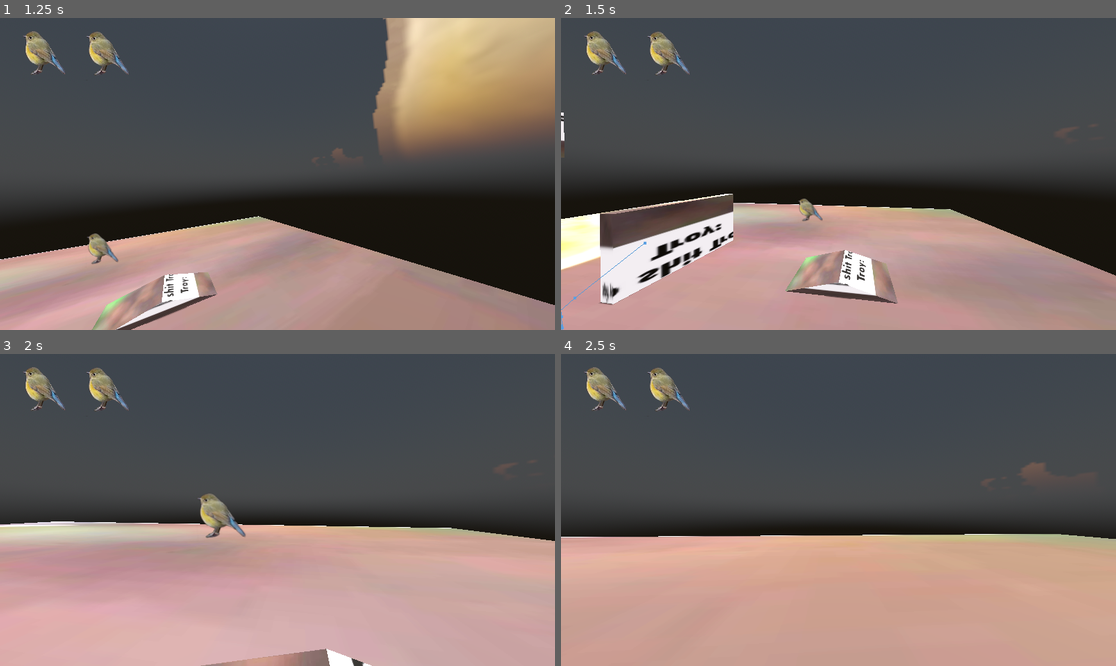
Above: before the commit, frames 1-4 (two rows, left to right).
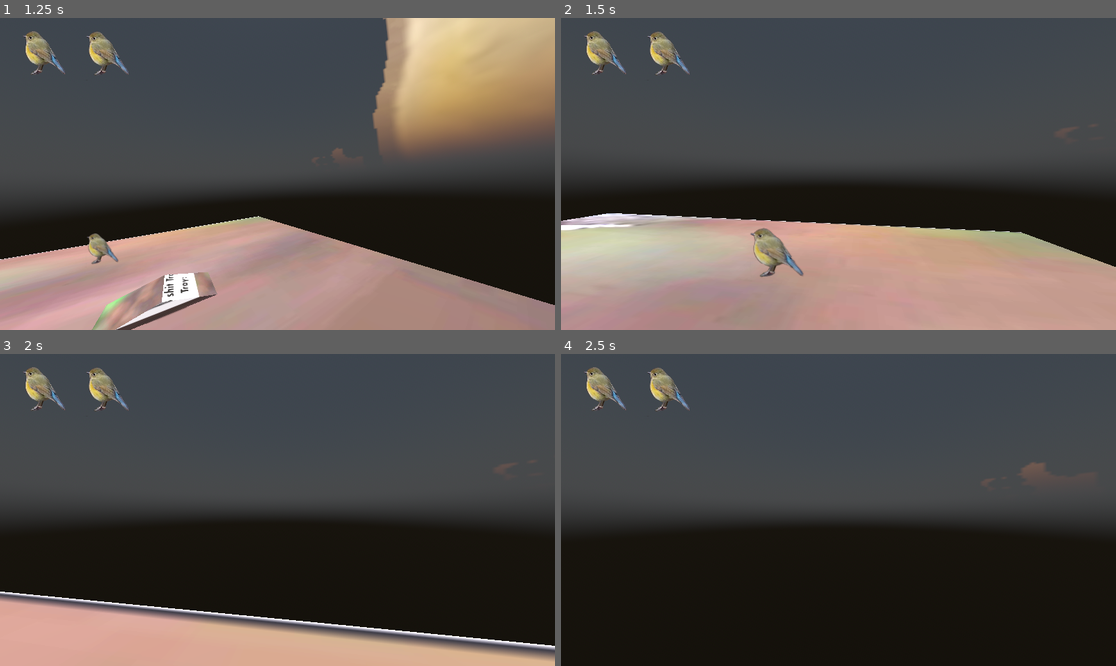
Above: after the commit, the same moments.

Repository: ihaveapatricklmao/TROY
Game: Godot game, scene res://maps/World.tscn
Two runs of this game, one before a commit and one after it. Both use one fixed random seed, a clock stepped at 60 frames per second and the inputs below. The engine's default icon, where the game draws it, is replaced by a stand-in: a white triangle on a blue panel in a dark square.
Inputs (mouse positions are in pixels of both pictures, inside the frame that each line leads up to):
- Up to frame 1 (1.25 s): tap Enter (ui_accept) at 0.5, 0.77 s; move the mouse to (399, 158) at 0.52 s; hold D (moveright) from 0.53 s (still down); tap Shift (dash) at 0.6 s
- Up to frame 2 (1.5 s): move the mouse to (810, 174) at 1.27 s; release D (moveright) at 1.28 s; hold W (moveup) from 1.28 s (still down); tap Shift (dash) at 1.35 s
- Up to frame 3 (2 s): keep holding W (moveup); tap Enter (ui_accept) at 1.52 s
- Up to frame 4 (2.5 s): keep holding W (moveup); move the mouse to (849, 503) at 2.02 s; tap Shift (dash) at 2.1 s

Frame 1 is identical in both runs. In frame 2, 24% of the frame differs, in the area x 0-100%, y 30-100%; in frame 3, 39%; in frame 4, 42%, in the area x 0-100%, y 57-100%.

Commit message:
added a stamina system to the dashes
just like ultrakill!!!

Diff:
--- a/whatdafreak/enemies/Chaser.gd
+++ b/whatdafreak/enemies/Chaser.gd
@@ -47,7 +47,7 @@
 
 	if not Agent.is_target_reachable():
 		if is_on_floor() == true:
-			print(velocity.y)
+			#print(velocity.y)
 			velocity.y = jump_power
 
 
--- a/whatdafreak/playerstuff/Player.gd
+++ b/whatdafreak/playerstuff/Player.gd
@@ -5,6 +5,7 @@
 
 @onready var JumpTimer = $JumpTimer
 @onready var DashTimer = $DashTimer
+@onready var StaminaTimer = $StaminaTimer
 # cam vars
 @onready var Head = $Head
 @onready var Cam = $Head/Camera3D
@@ -33,7 +34,11 @@
 var dash_elapsed = 0.0
 var is_dashing = false
 var can_dash = true
+var stamina=3
 
+
+func _ready():
+	StaminaTimer.start()
 
 func _physics_process(delta):
 	# jump
@@ -68,10 +73,12 @@
 	Cam.rotation.z = clamp(Cam.rotation.z , -0.05, 0.05)
 
 	# dash
-	if Input.is_action_just_pressed("dash") and not DashTimer.is_stopped():
+	if Input.is_action_just_pressed("dash") and not DashTimer.is_stopped() and stamina>0:
 		if can_dash == true:
 			is_dashing = true
 			DashTimer.start()
+			stamina-=1
+			print(stamina)
 
 	if is_dashing:
 		can_dash = false
@@ -118,3 +125,8 @@
 
 func _on_dash_timer_timeout():
 	can_dash = true
+
+
+func _on_stamina_timer_timeout():
+	if stamina < 3:
+		stamina += 1
--- a/whatdafreak/playerstuff/Player.tscn
+++ b/whatdafreak/playerstuff/Player.tscn
@@ -56,8 +56,12 @@
 autostart = true
 
 [node name="DashTimer" type="Timer" parent="."]
-wait_time = 2.5
+wait_time = 0.22
 autostart = true
+
+[node name="StaminaTimer" type="Timer" parent="."]
+wait_time = 2.0
 
 [connection signal="timeout" from="JumpTimer" to="." method="_on_jump_timer_timeout"]
 [connection signal="timeout" from="DashTimer" to="." method="_on_dash_timer_timeout"]
+[connection signal="timeout" from="StaminaTimer" to="." method="_on_stamina_timer_timeout"]
